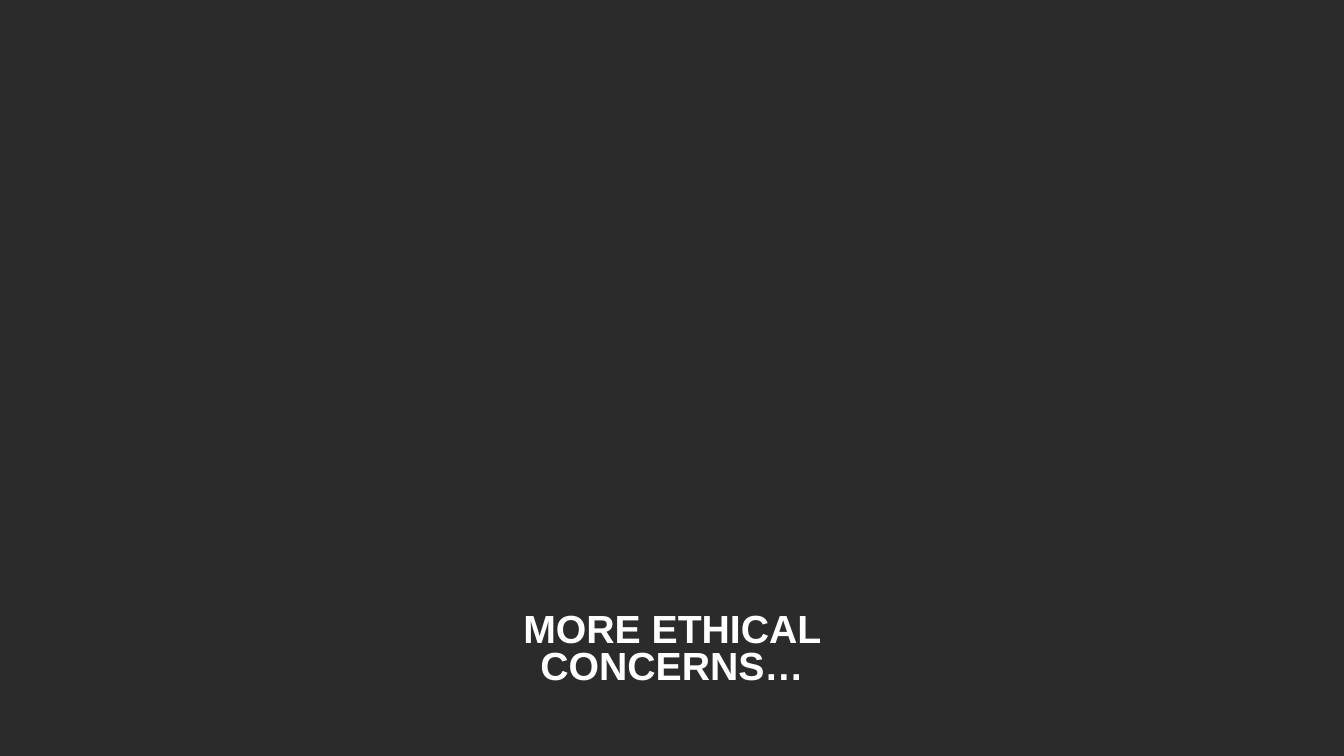
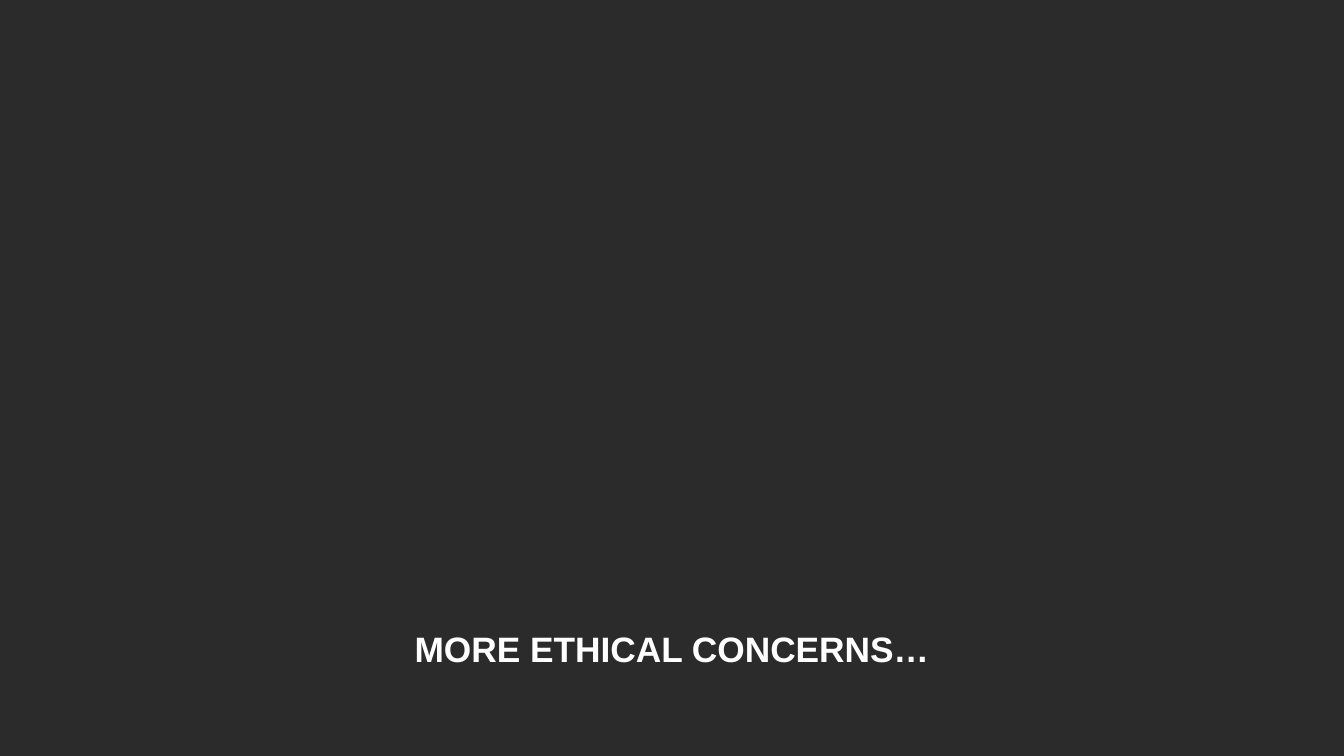
Before and after one commit to CSCI-1100/class_resources_public, a slide deck: slide 44 of downloads/ai_ml_slides.pptx (slide 41 before the commit). Drawn at 1344x756 pixels with LibreOffice and Linux fonts; fonts in the diff are those of the drawing; background and template pictures are left out; a plain dark background stands for a picture behind light text. Boxes give left, top, right and bottom in pixels: in the first picture for what was removed or moved away, otherwise in the second. Text is boxed around its words. In the diff, an @@ line names an element or a change of style, - is before the commit and + after.

Commit message:
Add updated AI slides

```diff
--- a/downloads/ai_ml_slides.pptx
+++ b/downloads/ai_ml_slides.pptx
@@ title "MORE ETHICAL CONCERNS…" at box(415, 637, 929, 663): size 28 to 25.2 pt; line spacing 0.8 to 0.9 @@
```
Also in this commit, not shown: 1 other slide changed, 3 slides added, 2 other files.
